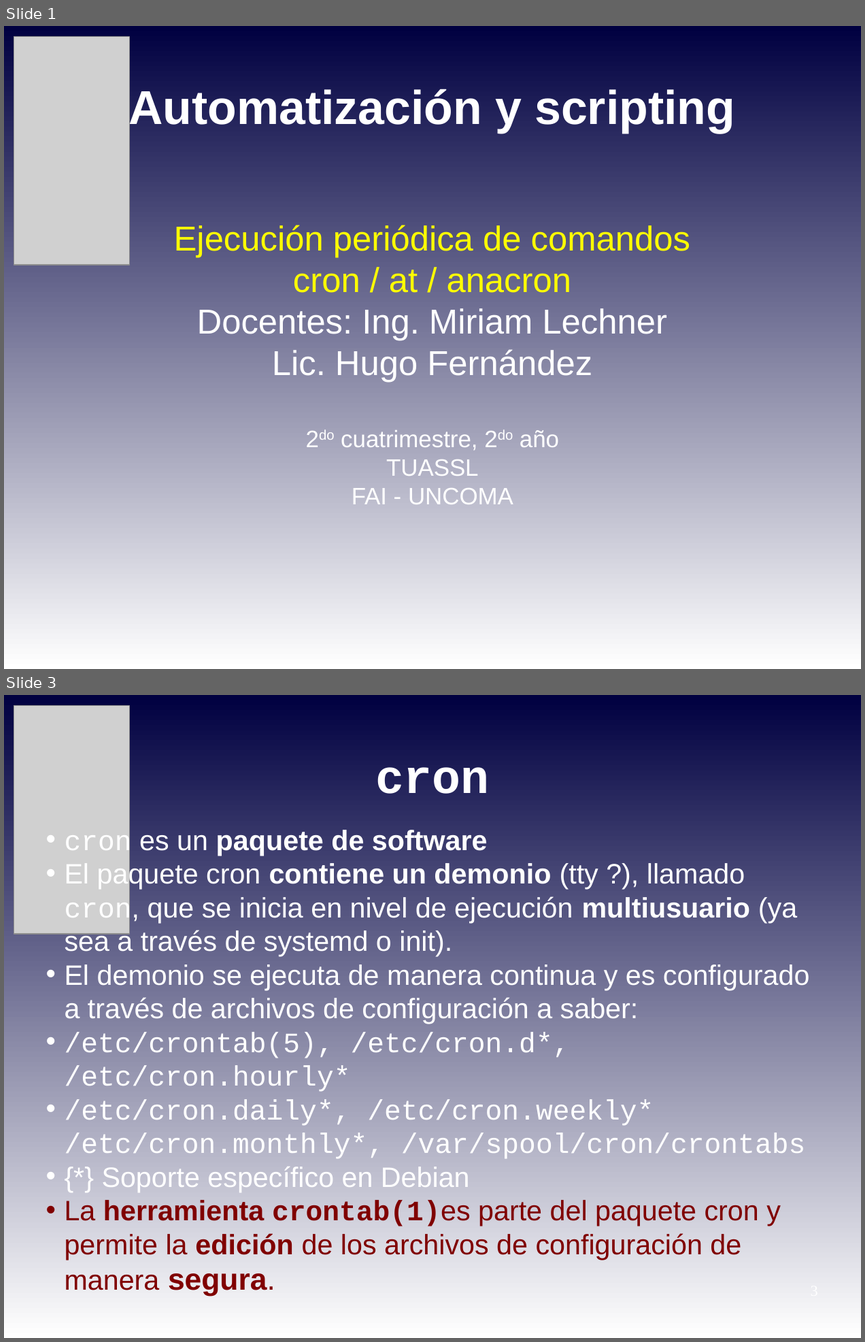
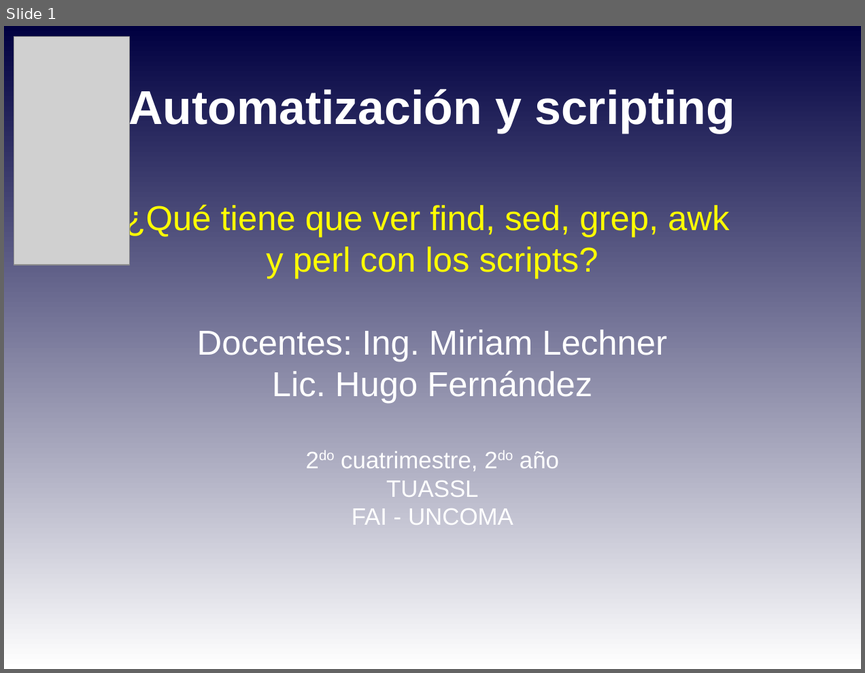
Before and after one commit to niniadcobre/-AutoyScripting, a slide deck: clases/AYS_clase08.odp. Shown one above the other, each under a label of ours: slides 1 and 3 before the commit, slide 1 after it; the slides between them are not shown. The pictures are 865x1342 and 865x673 pixels, drawn with LibreOffice and Linux fonts; fonts in the diff are those of the drawing; grey boxes stand for pictures. Boxes give left, top, right and bottom in pixels: in the first picture for what was removed or moved away, otherwise in the second. Text is boxed around its words. In the diff, an @@ line names an element or a change of style, - is before the commit and + after.

```diff
--- a/clases/AYS_clase08.odp
+++ b/clases/AYS_clase08.odp
@@ slide 3 removed at [4,695,861,1338], background gradient #000040 to #FFFFFF @@
@@ picture removed at [14,706,129,934] @@
@@ title removed at [375,767,490,794] @@
-cron
@@ text removed at [65,830,810,1296] @@
-• cron es un paquete de software
-• El paquete cron contiene un demonio (tty ?), llamado cron, que se inicia en nivel de ejecución multiusuario (ya sea a través de systemd o init).
-• El demonio se ejecuta de manera continua y es configurado a través de archivos de configuración a saber:
-• /etc/crontab(5), /etc/cron.d*, /etc/cron.hourly*
-• /etc/cron.daily*, /etc/cron.weekly* /etc/cron.monthly*, /var/spool/cron/crontabs
-• {*} Soporte específico en Debian
-• La herramienta crontab(1)es parte del paquete cron y permite la edición de los archivos de configuración de manera segura.
@@ slide 1 changed as well @@
@@ subtitle at [125,202,729,361]: text changed @@
-Ejecución periódica de comandos
-cron / at / anacron
-Docentes: Ing. Miriam Lechner
+¿Qué tiene que ver find, sed, grep, awk
+y perl con los scripts?
+Docentes: Ing. Miriam Lechner
```
Also in this commit, not shown: 1 other slide changed, 10 slides added, 10 other slides removed, 8 other files.
